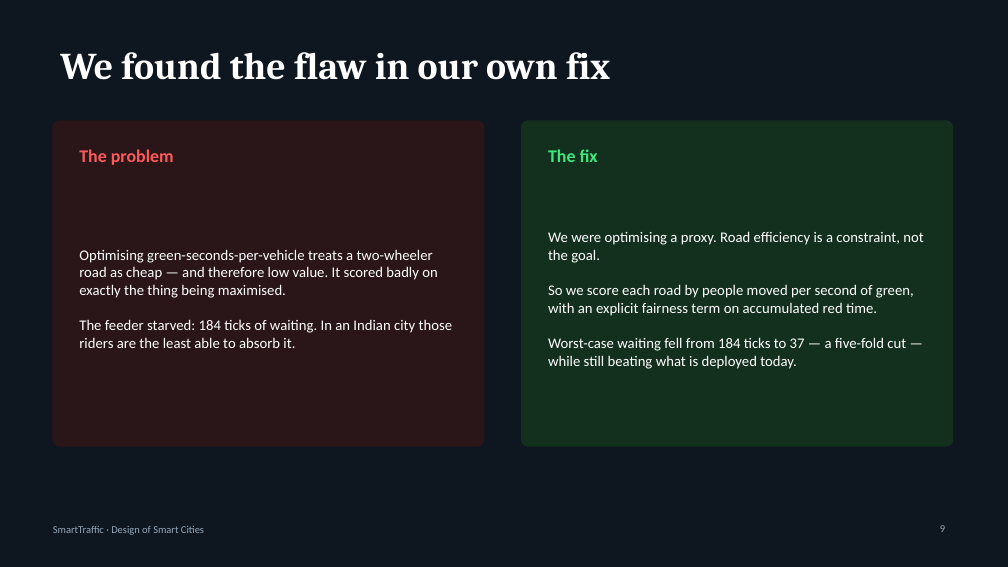
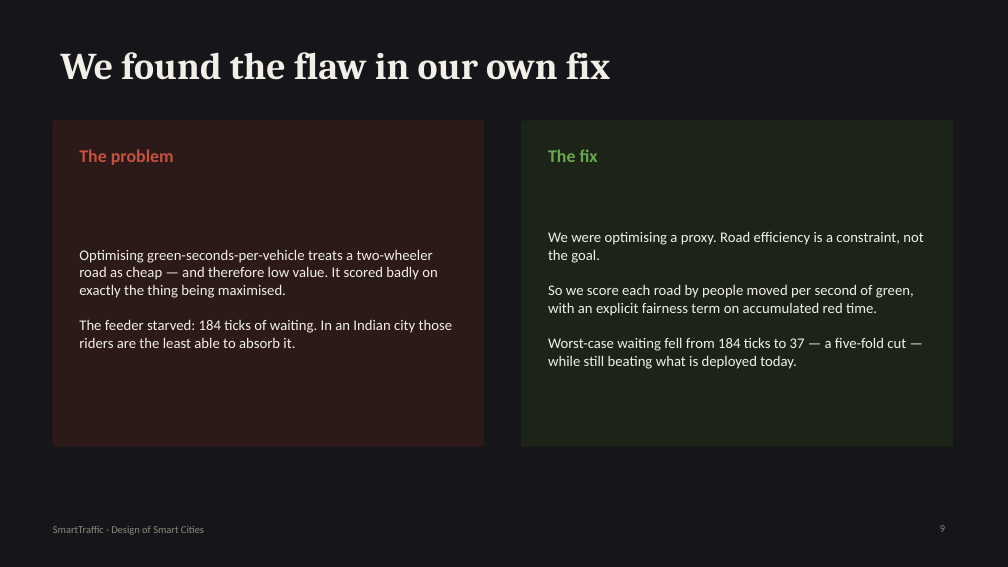
Before and after one commit to rishabcv-eng/SmartTraffic, a slide deck: slide 9 of docs/deck/SmartTraffic-full.pptx. Drawn at 1008x567 pixels with LibreOffice and Linux fonts; fonts in the diff are those of the drawing. Boxes give left, top, right and bottom in pixels: in the first picture for what was removed or moved away, otherwise in the second. Text is boxed around its words. In the diff, an @@ line names an element or a change of style, - is before the commit and + after.

Commit message:
Restyle the decks to match: graphite and signal amber, no navy and cyan
The slides carried the same template signature the site did -- a navy ground, a
cyan accent and softly rounded panels. Both decks now use the palette the
subject belongs to: asphalt graphite, warm paper rather than pure white, signal
amber as the single accent, and signal green and red muted to the colours an
actual signal head uses rather than neon. Cyan is gone. Panels are square, the
way a printed report is, and figures are set in a monospace.

Caught a Cyrillic A that had slipped into one of the hex colours while editing,
which would have thrown when the theme was written. Both decks now validate,
pass geometry checks and export cleanly.

```diff
--- a/docs/deck/SmartTraffic-full.pptx
+++ b/docs/deck/SmartTraffic-full.pptx
@@ background #0E1620 to #16161A @@
@@ rounded rectangle at (x1=53, y1=121, x2=484, y2=446): fill #2A1518 to #2B1A17; outline #2A1518 1 pt to #2B1A17 1 pt; proportions changed @@
@@ text "The problem" at (x1=79, y1=149, x2=174, y2=165): text colour #FF5A5A to #C8503F @@
@@ rounded rectangle at (x1=522, y1=121, x2=953, y2=446): fill #13301F to #1C2418; outline #13301F 1 pt to #1C2418 1 pt; proportions changed @@
@@ text "The fix" at (x1=548, y1=149, x2=598, y2=162): text colour #3CE87C to #6AA84F @@
@@ text colour #FFFFFF to #F2EFE9 in 3 elements at (x1=60, y1=52, x2=610, y2=80), (x1=79, y1=249, x2=452, y2=348), (x1=548, y1=231, x2=923, y2=369) @@
@@ text "SmartTraffic · Design of Smart ..." at (x1=53, y1=526, x2=204, y2=535): text colour #94A7B8 to #8C887F @@
@@ page number at (x1=940, y1=525, x2=945, y2=532): text colour #94A7B8 to #8C887F @@
```
Also in this commit, not shown: 13 other slides changed, 4 other files.
